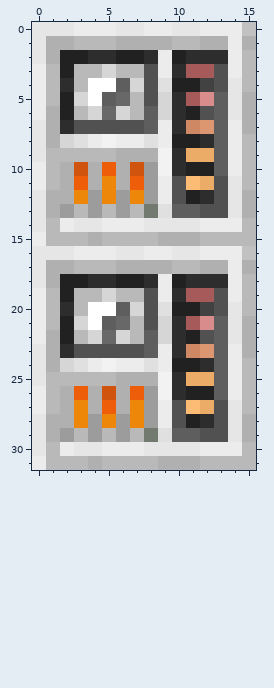
Pixel-art sprite: Versandordner/Erledigt/generator_front_active.png. This is how it looked before the edit.
The file is 16x32 pixels. Colours within 5 levels of each other are drawn and written as one.
Now the later version:
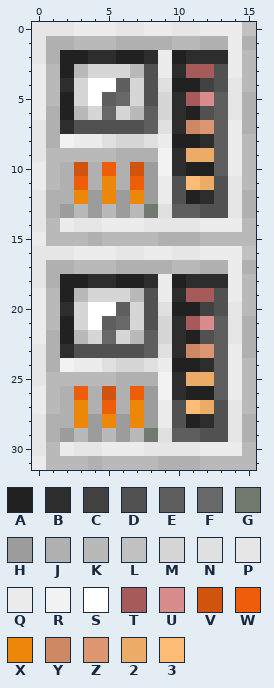
Palette (. is transparent): A #212121  B #2d2d2d  C #424242  D #515151  E #5e5e5e  F #686868  G #72796e  H #9c9c9c  J #b1b0b0  K #b9b9b9  L #c1c1c1  M #d6d6d6  N #e0e0e0  P #e6e6e6  Q #ececec  R #f2f2f2  S #ffffff  T #a65a5a  U #d88c8c  V #d0540d  W #ed5d0a  X #ed870a  Y #ce8864  Z #dc9670  2 #eaac66  3 #fcbc76
Changes in this commit:
The author changed colour K to colour M in row 3 at x 4 and 6; in row 4 at x 3; in row 5 at x 7; in row 19 at x 4 and 6; in row 20 at x 3; in row 21 at x 7.
The author changed colour Q to colour M in row 8 at x 6 to 7; in row 24 at x 6 to 7.
The author changed colour Q to colour N in row 7 at x 9; in row 23 at x 9.
The author changed colour R to colour N in row 8 at x 5; in row 24 at x 5.
The author changed colour N to colour Q in row 8 at x 3; in row 24 at x 3.
The author changed colour M to colour R in row 8 at x 2; in row 24 at x 2.
